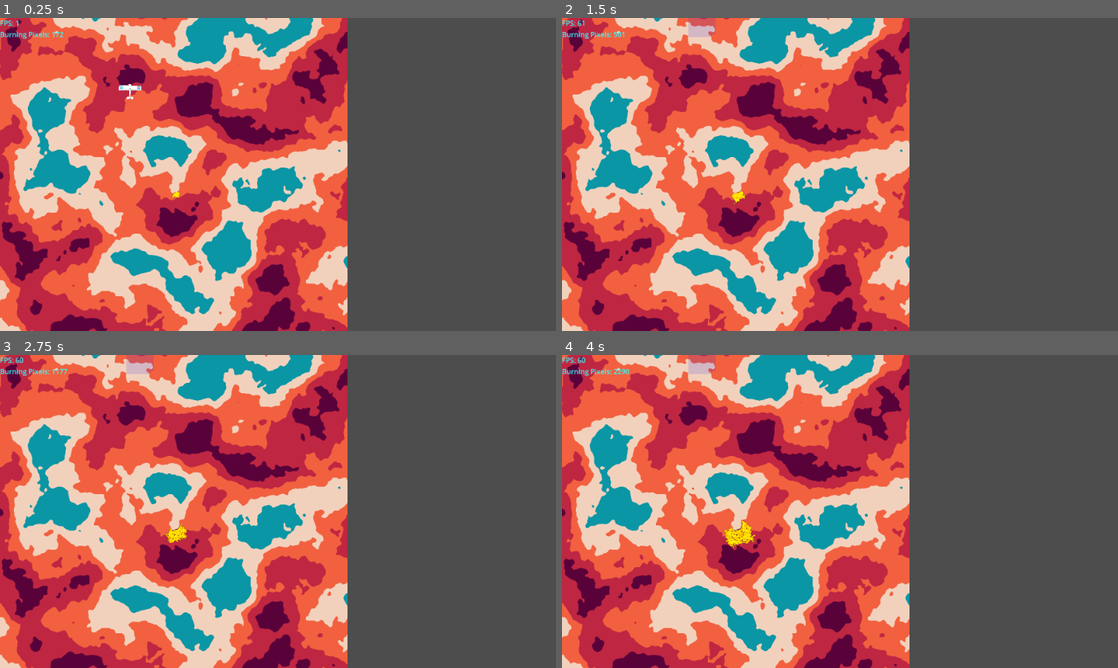
Above: before the commit, frames 1-4 (two rows, left to right).
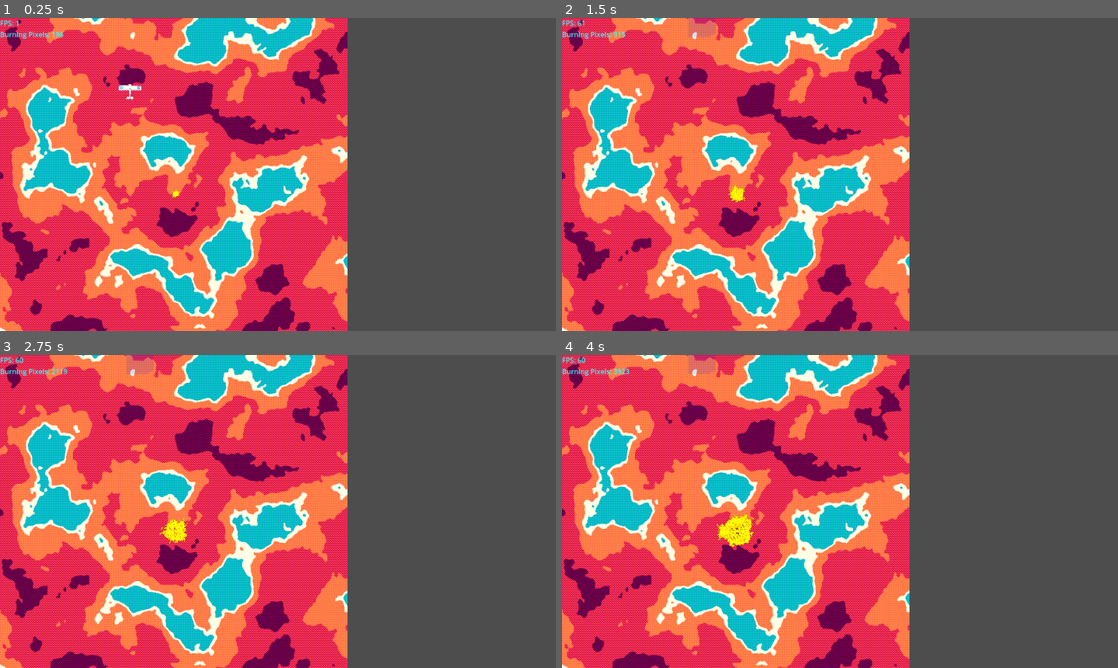
Above: after the commit, the same moments.

Repository: Levartar/2025-Brackeys-Game-Jam
Game: Godot game, scene res://scenes/game.tscn
Same seed, same stepped clock (60 frames per second), same inputs: the game is played once before the commit and once after it.
Inputs:
- Up to frame 1 (0.25 s): no input
- Up to frame 2 (1.5 s): hold D (right) 0.53-1.28 s; tap Space (deploy) at 0.6, 1.35 s; hold A (left) from 1.28 s (still down)
- Up to frame 3 (2.75 s): tap Enter at 2 s; release A (left) at 2.03 s; hold D (right) from 2.03 s (still down); tap Space (deploy) at 2.1 s
- Up to frame 4 (4 s): tap Space (deploy) at 2.85, 3.6 s; release D (right) at 3.53 s; hold A (left) from 3.53 s (still down)

The runs differ from the first frame. In frame 1, 56% of the frame differs, in the area x 0-63%, y 0-100%; in frame 2, 56%; in frame 3, 56%; in frame 4, 56%.

Commit message:
add bayes dithering and better sand to forest ratio

Diff:
--- a/scenes/earth_texture.gd
+++ b/scenes/earth_texture.gd
@@ -37,9 +37,9 @@
       var color: Color
       if n < -0.4:
         color = COLOR_RIVER
-      elif n < -0.1:
+      elif n < -0.3:
         color = COLOR_SAND
-      elif n < 0.2:
+      elif n < 0.0:
         color = COLOR_GRASS
       elif n < 0.5:
         color = COLOR_FOREST
--- a/shaders/smooth_pixel.gdshader
+++ b/shaders/smooth_pixel.gdshader
@@ -25,5 +25,21 @@
 
 void fragment()
 {
-	COLOR = texturePointSmooth(TEXTURE, UV, TEXTURE_PIXEL_SIZE);
+	vec4 col = texturePointSmooth(TEXTURE, UV, TEXTURE_PIXEL_SIZE);
+
+	// 4x4 Bayer matrix (values from 0 to 1)
+	float bayer[16] = float[](
+		0.0/16.0,  8.0/16.0,  2.0/16.0, 10.0/16.0,
+		12.0/16.0, 4.0/16.0, 14.0/16.0,  6.0/16.0,
+		3.0/16.0, 11.0/16.0,  1.0/16.0,  9.0/16.0,
+		15.0/16.0, 7.0/16.0, 13.0/16.0,  5.0/16.0
+	);
+	int xi = int(FRAGCOORD.x) % 4;
+	int yi = int(FRAGCOORD.y) % 4;
+	float threshold = bayer[xi + yi * 2];
+
+	// Quantize to 5 color levels and apply strong dithering
+	float levels = 5.0;
+	vec3 dithered = floor((col.rgb * levels + threshold)) / (levels - 1.0);
+	COLOR = vec4(dithered, col.a);
 }
